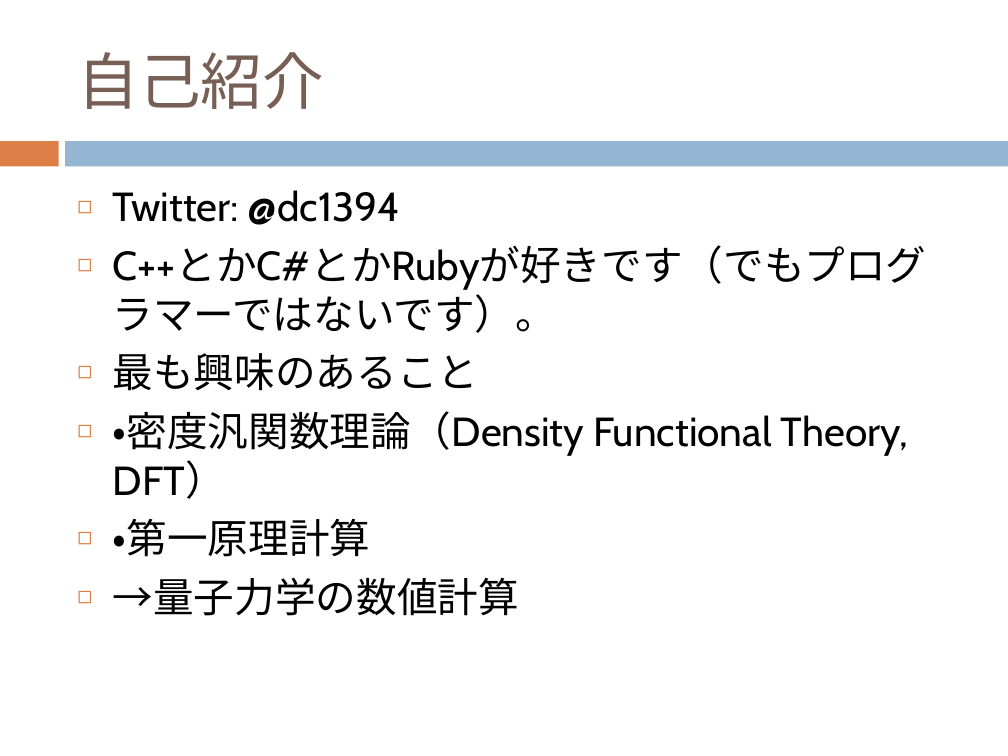
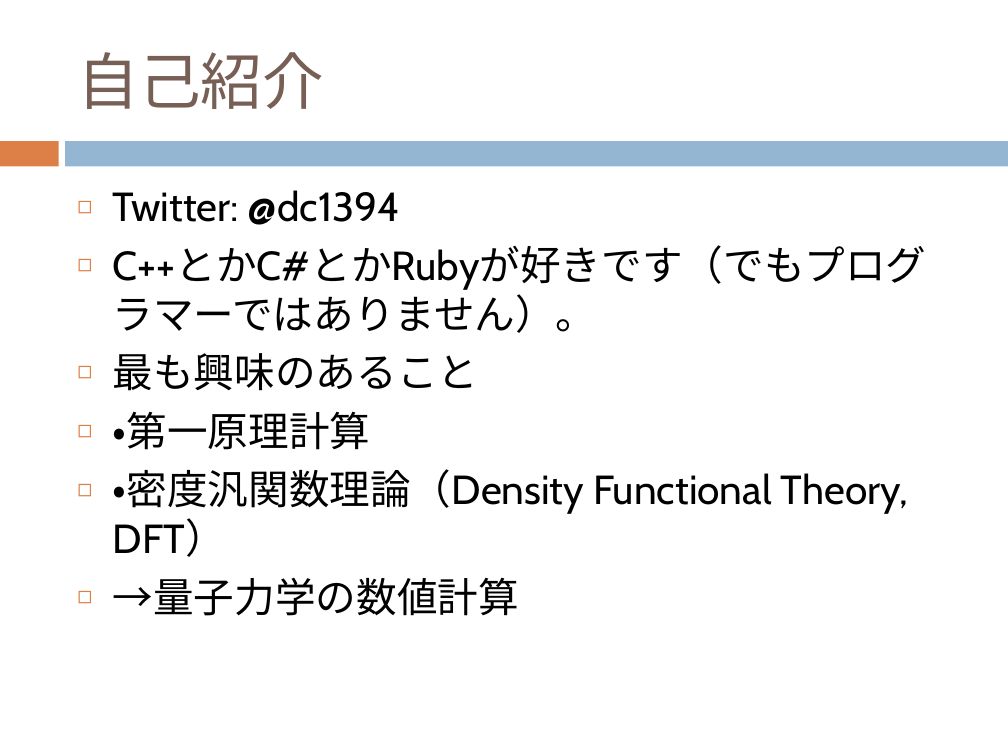
Before and after one commit to dc1394/fukui_sono2, a slide deck: slide 2 of 福井技術者の集いその2_発表資料スライド.pptx. Drawn at 1008x756 pixels with LibreOffice and Linux fonts; fonts in the diff are those of the drawing. Boxes give left, top, right and bottom in pixels: in the first picture for what was removed or moved away, otherwise in the second. Text is boxed around its words. In the diff, an @@ line names an element or a change of style, - is before the commit and + after.

```diff
--- a/福井技術者の集いその2_発表資料スライド.pptx
+++ b/福井技術者の集いその2_発表資料スライド.pptx
@@ text at box(113, 245, 927, 333): text changed @@
-◻ C++とかC#とかRubyが好きです（でもプログラマーではないです）。
+◻ C++とかC#とかRubyが好きです（でもプログラマーではありません）。
@@ text at box(113, 412, 370, 450): paragraph added @@
+◻ ・第一原理計算
@@ text at box(113, 519, 370, 557): paragraph removed @@
-◻ ・第一原理計算
```
Also in this commit, not shown: 2 other slides changed, 3 slides added, 2 other files.
